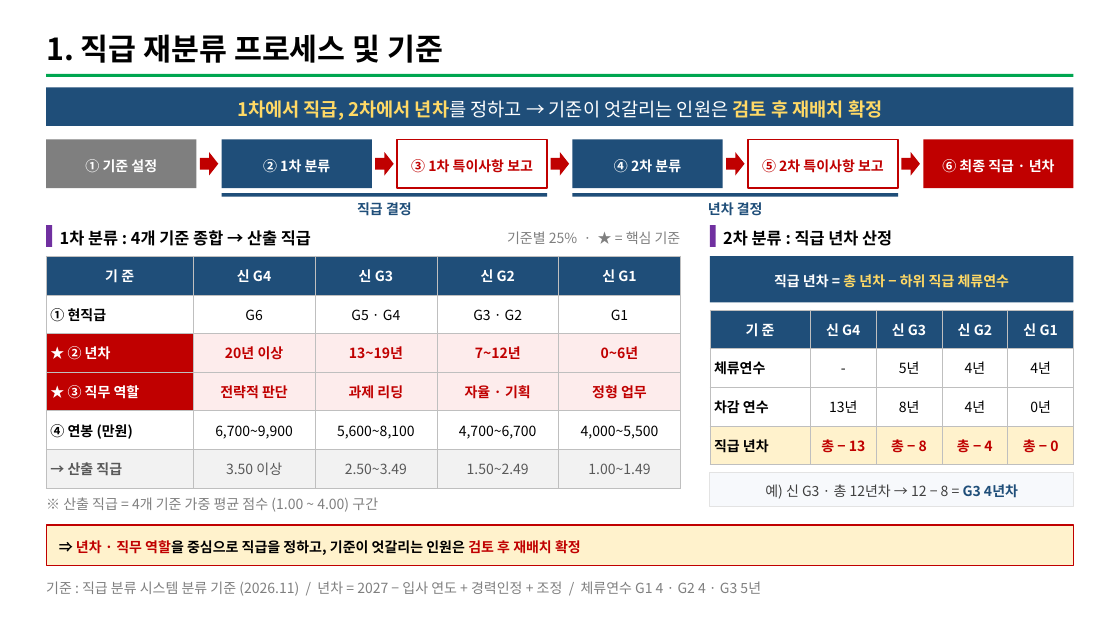
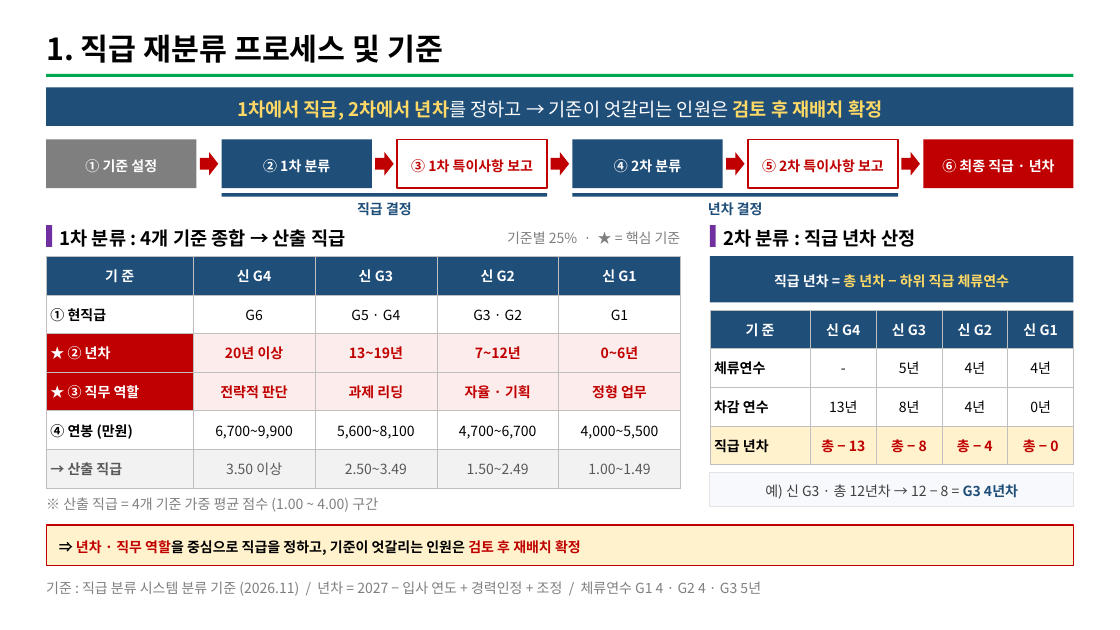
Before and after one commit to chosw9187-source/30agro, a slide deck: slide 2 of tools/grade2/report/직급재분류_결과보고(안).pptx. Drawn at 1120x630 pixels with LibreOffice and Linux fonts; fonts in the diff are those of the drawing. Boxes give left, top, right and bottom in pixels: in the first picture for what was removed or moved away, otherwise in the second. Text is boxed around its words. In the diff, an @@ line names an element or a change of style, - is before the commit and + after.

```diff
--- a/tools/grade2/report/직급재분류_결과보고(안).pptx
+++ b/tools/grade2/report/직급재분류_결과보고(안).pptx
@@ text "1차 분류 : 4개 기준 ..." at (60,229,345,247): size 14 to 16 pt @@
@@ text "2차 분류 : 직급 년차 ..." at (723,229,915,247): size 14 to 16 pt @@
```
Also in this commit, not shown: 5 other slides changed, 1 other file.
